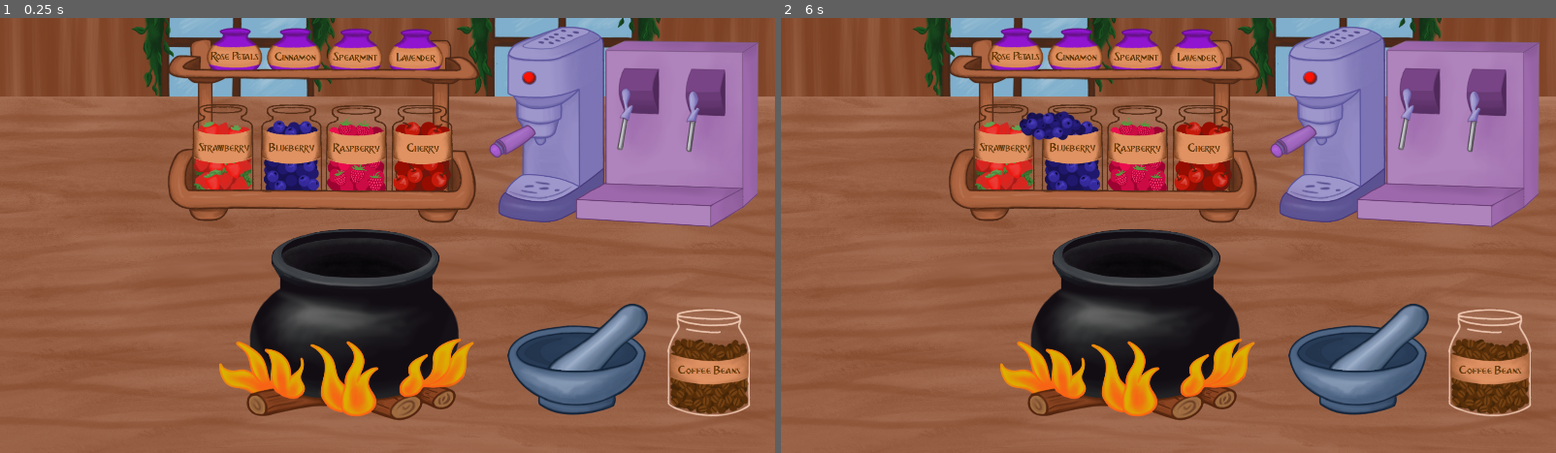
Above: before the commit, frames 1-2 (left to right).
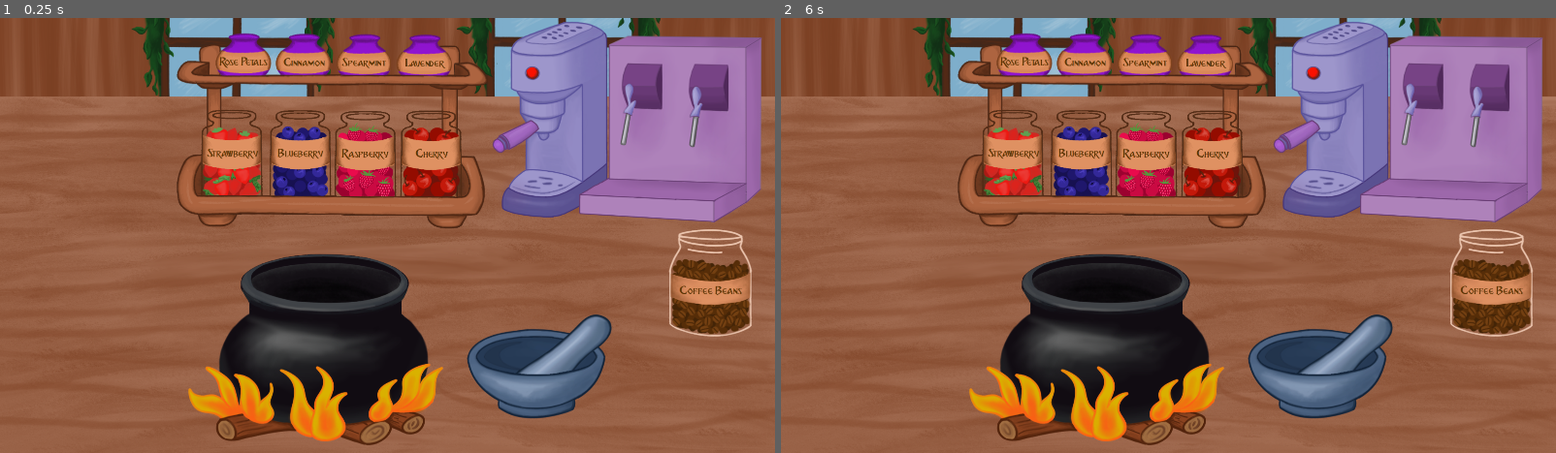
Above: after the commit, the same moments.

Repository: ramble-cu29/witches-brew-cafe
Game: Godot game, scene res://scenes/back_of_house.tscn
Two runs of this game, one before a commit and one after it. Both use one fixed random seed, a clock stepped at 60 frames per second and the inputs below. The engine's default icon, where the game draws it, is replaced by a stand-in: a white triangle on a blue panel in a dark square.
Inputs (mouse positions are in pixels of both pictures, inside the frame that each line leads up to):
- Up to frame 1 (0.25 s): no input
- Up to frame 2 (6 s): tap Enter at 0.5, 2, 3.5 s; move the mouse to (1339, 213) at 0.52 s; click (1339, 213) at 0.67 s; tap Space at 1.25, 2.75, 4.25 s; move the mouse to (1013, 257) at 1.27 s; click (1013, 257) at 1.42 s; move the mouse to (1246, 139) at 2.02 s; click (1246, 139) at 2.17 s; move the mouse to (1129, 322) at 2.77 s; click (1129, 322) at 2.92 s; move the mouse to (1401, 300) at 3.52 s; click (1401, 300) at 3.67 s; move the mouse to (936, 170) at 4.27 s; click (936, 170) at 4.42 s; move the mouse to (1207, 235) at 5.02 s; click (1207, 235) at 5.17 s; move the mouse to (1052, 126) at 5.77 s; click (1052, 126) at 5.92 s

The runs differ from the first frame. In frame 1, 30% of the frame differs, in the area x 21-99%, y 0-99%; in frame 2, 30%.

Commit message:
Added more art and a mortar and pestle animation

Diff:
--- a/project.godot
+++ b/project.godot
@@ -44,3 +44,4 @@
 [rendering]
 
 rendering_device/driver.windows="d3d12"
+viewport/hdr_2d=true
--- a/scenes/back_of_house.tscn
+++ b/scenes/back_of_house.tscn
@@ -11,28 +11,34 @@
 [ext_resource type="Texture2D" uid="uid://cj87w66u4s1kk" path="res://art/boh/espresso_machine.png" id="7_30dfs"]
 [ext_resource type="AudioStream" uid="uid://cc4cxd3d7j6fy" path="res://art/Witches Brew Cafe v1.mp3" id="8_ekrsm"]
 [ext_resource type="Theme" uid="uid://c7fehh1qho7pt" path="res://gui_theme.tres" id="8_fkpoj"]
+[ext_resource type="Texture2D" uid="uid://bftkn7i3dcma2" path="res://art/boh/cauldron_normal.png" id="11_ltld3"]
 [ext_resource type="Texture2D" uid="uid://cwtxqlxw6j5b1" path="res://art/boh/mortar.png" id="12_2q3yk"]
 [ext_resource type="Texture2D" uid="uid://bjs20nryxjbs3" path="res://art/boh/pestle.png" id="13_ltld3"]
 [ext_resource type="Texture2D" uid="uid://dxiru5o6ywdk6" path="res://art/boh/mortar_bottom.png" id="15_wn065"]
 
+[sub_resource type="CanvasTexture" id="CanvasTexture_wn065"]
+diffuse_texture = ExtResource("6_nd1li")
+normal_texture = ExtResource("11_ltld3")
+
 [sub_resource type="Animation" id="Animation_2q3yk"]
-length = 0.001
+length = 3.6
+step = 0.1
 tracks/0/type = "value"
 tracks/0/imported = false
 tracks/0/enabled = true
-tracks/0/path = NodePath("Pestle:position")
+tracks/0/path = NodePath("Mortar/Pestle:position")
 tracks/0/interp = 1
 tracks/0/loop_wrap = true
 tracks/0/keys = {
 "times": PackedFloat32Array(0),
 "transitions": PackedFloat32Array(1),
 "update": 0,
-"values": [Vector2(1479, 821)]
+"values": [Vector2(56, -35)]
 }
 tracks/1/type = "value"
 tracks/1/imported = false
 tracks/1/enabled = true
-tracks/1/path = NodePath("Pestle:rotation")
+tracks/1/path = NodePath("Mortar/Pestle:rotation")
 tracks/1/interp = 1
 tracks/1/loop_wrap = true
 tracks/1/keys = {
@@ -44,31 +50,31 @@
 
 [sub_resource type="Animation" id="Animation_ltld3"]
 resource_name = "mortar_and_pestle"
-length = 1.1
+length = 3.6
 step = 0.1
 tracks/0/type = "value"
 tracks/0/imported = false
 tracks/0/enabled = true
-tracks/0/path = NodePath("Pestle:rotation")
-tracks/0/interp = 2
+tracks/0/path = NodePath("Mortar/Pestle:position")
+tracks/0/interp = 1
 tracks/0/loop_wrap = true
 tracks/0/keys = {
-"times": PackedFloat32Array(0, 0.4),
-"transitions": PackedFloat32Array(1, 1),
+"times": PackedFloat32Array(0, 0.4, 0.5, 0.6, 0.7, 0.8, 0.9, 1, 1.0999999, 1.2, 1.3, 1.4, 1.4999999, 1.6, 1.7, 1.8000001, 1.9, 2, 2.1, 2.1999998, 2.2999997, 2.4, 2.5, 2.6, 2.6999998, 2.8000002, 2.9, 3, 3.1, 3.2000003, 3.6),
+"transitions": PackedFloat32Array(1, 1, 1, 1, 1, 1, 1, 1, 1, 1, 1, 1, 1, 1, 1, 1, 1, 1, 1, 1, 1, 1, 1, 1, 1, 1, 1, 1, 1, 1, 1),
 "update": 0,
-"values": [0.0, -0.8552113]
+"values": [Vector2(56, -35), Vector2(-1, -204), Vector2(46, -64), Vector2(6, -206), Vector2(-46, -66), Vector2(-1, -206), Vector2(46, -64), Vector2(6, -206), Vector2(-46, -66), Vector2(-1, -206), Vector2(46, -64), Vector2(6, -206), Vector2(-46, -66), Vector2(-1, -206), Vector2(46, -64), Vector2(6, -206), Vector2(-46, -66), Vector2(-1, -206), Vector2(46, -64), Vector2(6, -206), Vector2(-46, -66), Vector2(-1, -206), Vector2(46, -64), Vector2(6, -206), Vector2(-46, -66), Vector2(-1, -206), Vector2(46, -64), Vector2(6, -206), Vector2(-46, -66), Vector2(-1, -206), Vector2(56, -35)]
 }
 tracks/1/type = "value"
 tracks/1/imported = false
 tracks/1/enabled = true
-tracks/1/path = NodePath("Pestle:position")
-tracks/1/interp = 2
+tracks/1/path = NodePath("Mortar/Pestle:rotation")
+tracks/1/interp = 1
 tracks/1/loop_wrap = true
 tracks/1/keys = {
-"times": PackedFloat32Array(0, 0.4, 0.5, 0.6, 0.69979113, 0.8, 0.8997911, 0.99999994, 1.0999999),
-"transitions": PackedFloat32Array(1, 1, 1, 1, 1, 1, 1, 1, 1),
+"times": PackedFloat32Array(0, 0.4, 3.2, 3.6),
+"transitions": PackedFloat32Array(1, 1, 1, 1),
 "update": 0,
-"values": [Vector2(1479, 821), Vector2(1425.9999, 690.9999), Vector2(1429.9999, 807.9999), Vector2(1427.9999, 702.99994), Vector2(1456.9999, 803.99994), Vector2(1427.9999, 702.99994), Vector2(1456.9999, 803.99994), Vector2(1434, 656.99994), Vector2(1379, 809.00006)]
+"values": [0.0, -0.8552113, -0.8552113, 0.0]
 }
 
 [sub_resource type="AnimationLibrary" id="AnimationLibrary_21p5d"]
@@ -86,7 +92,7 @@
 metadata/_edit_lock_ = true
 
 [node name="Beans" parent="." unique_id=1307152230 instance=ExtResource("1_of34b")]
-position = Vector2(1758, 854)
+position = Vector2(1762, 656)
 scale = Vector2(1, 1)
 texture = ExtResource("5_80lrq")
 ingredient_type = 9
@@ -101,7 +107,7 @@
 text = "Coffee Beans"
 
 [node name="IngredientRack" type="Sprite2D" parent="." unique_id=1215840954]
-position = Vector2(798, 274)
+position = Vector2(820, 288)
 texture = ExtResource("4_nd1li")
 
 [node name="IngredientBins" type="Node2D" parent="IngredientRack" unique_id=1181412459]
@@ -244,7 +250,8 @@
 text = "Rose Petals"
 
 [node name="EspressoMachine" type="Sprite2D" parent="." unique_id=2069213395]
-position = Vector2(1548, 271)
+light_mask = 2
+position = Vector2(1556, 259)
 texture = ExtResource("7_30dfs")
 
 [node name="GUI" type="Control" parent="." unique_id=919230612]
@@ -292,32 +299,36 @@
 Rose"
 
 [node name="Cauldron" parent="." unique_id=555176367 instance=ExtResource("3_2ukpx")]
-position = Vector2(860, 761)
-texture = ExtResource("6_nd1li")
+position = Vector2(784, 823)
+texture = SubResource("CanvasTexture_wn065")
 
 [node name="AudioStreamPlayer" type="AudioStreamPlayer" parent="." unique_id=921020015]
 stream = ExtResource("8_ekrsm")
 
 [node name="Mortar" type="Sprite2D" parent="." unique_id=1663867063]
-position = Vector2(1433, 874)
+position = Vector2(1333, 883)
 texture = ExtResource("12_2q3yk")
 
-[node name="Pestle" type="Sprite2D" parent="." unique_id=1655578716]
-position = Vector2(1479, 821)
+[node name="MortarBottom" type="Sprite2D" parent="Mortar" unique_id=55249500]
+z_index = 1
+position = Vector2(-6, 30)
+texture = ExtResource("15_wn065")
+
+[node name="Pestle" type="Sprite2D" parent="Mortar" unique_id=1655578716]
+position = Vector2(56, -35)
 texture = ExtResource("13_ltld3")
 
-[node name="MortarBottom" type="Sprite2D" parent="." unique_id=55249500]
-position = Vector2(1427, 904)
-texture = ExtResource("15_wn065")
-
-[node name="Polygon2D" type="Polygon2D" parent="." unique_id=1335164325]
-modulate = Color(1, 1, 1, 0)
-z_index = 4
-position = Vector2(2521, 773)
-polygon = PackedVector2Array(-7, 5, 12, 5, 38, 4, 63, 0, 76, -2, 90, -6, 105, -10, 119, -14, 130, -21, 138, -29, 143, -36, 145, -42, 165, -42, 165, 161, -176, 160, -174, -42, -153, -42, -150, -34, -145, -28, -139, -22, -133, -17, -123, -13, -112, -10, -99, -6, -86, -4, -68, 0, -49, 2, -33, 3)
-
-[node name="AnimationPlayer" type="AnimationPlayer" parent="." unique_id=1211670601]
+[node name="AnimationPlayer" type="AnimationPlayer" parent="Mortar" unique_id=1211670601]
+root_node = NodePath("../..")
 libraries/ = SubResource("AnimationLibrary_21p5d")
+
+[node name="DirectionalLight2D" type="DirectionalLight2D" parent="." unique_id=1806031907]
+visible = false
+editor_only = true
+energy = 0.29
+blend_mode = 1
+shadow_enabled = true
+height = 0.27
 
 [connection signal="pressed" from="Beans" to="." method="_on_ingredient_bin_pressed"]
 [connection signal="pressed" from="IngredientRack/IngredientBins/Strawberry" to="." method="_on_ingredient_bin_pressed"]
Binary file added: art/animations/Blueberry animation.bin
Binary file added: art/animations/Blueberry animation/1.png
Not shown, added: art/animations/Blueberry animation/1.png.import
Binary file added: art/animations/Blueberry animation/10.png
Not shown, added: art/animations/Blueberry animation/10.png.import
Binary file added: art/animations/Blueberry animation/2.png
Not shown, added: art/animations/Blueberry animation/2.png.import
Binary file added: art/animations/Blueberry animation/3.png
Not shown, added: art/animations/Blueberry animation/3.png.import
Binary file added: art/animations/Blueberry animation/4.png
Not shown, added: art/animations/Blueberry animation/4.png.import
Binary file added: art/animations/Blueberry animation/5.png
(and 26 more such lines)
